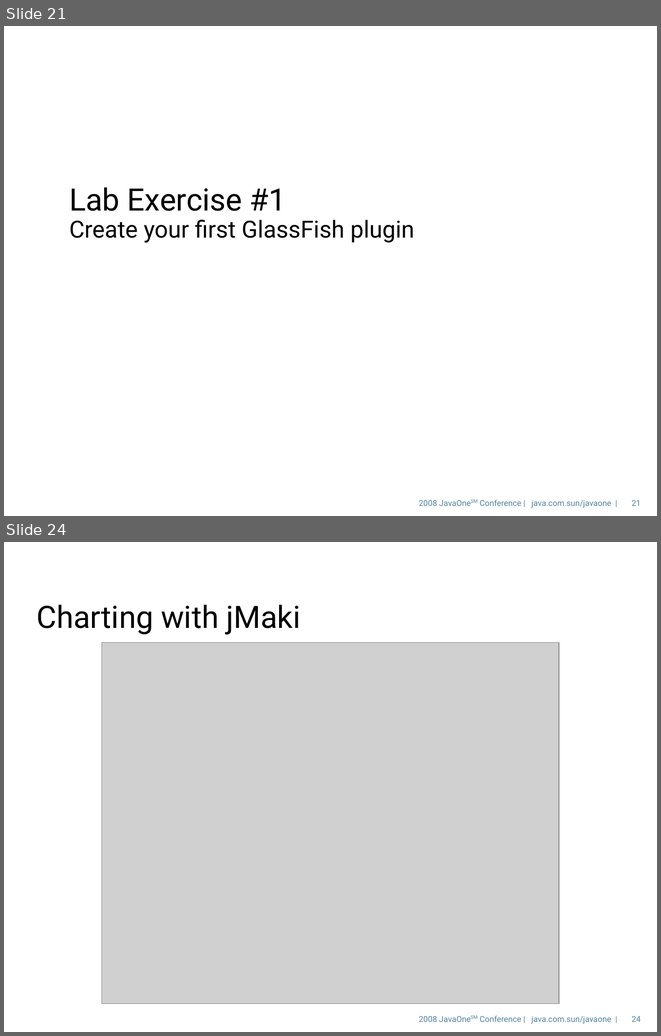
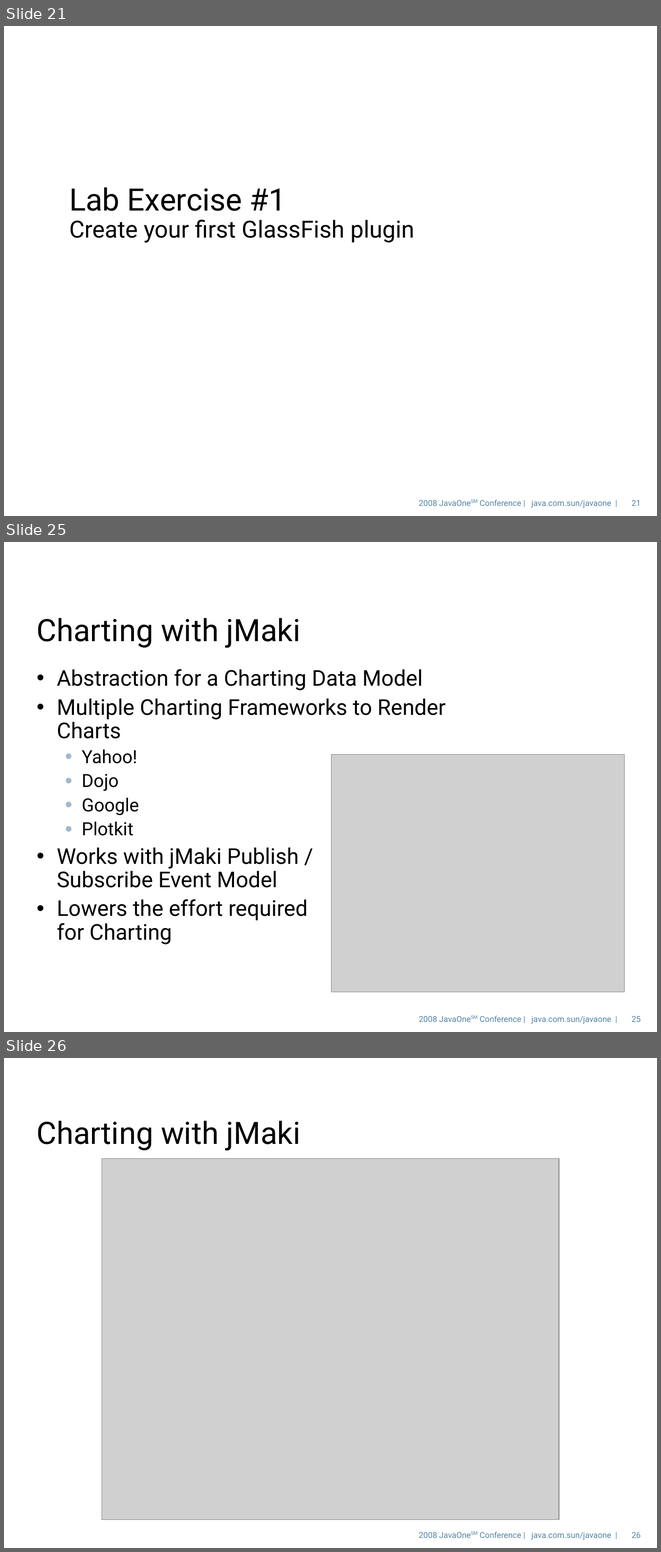
Before and after one commit to javaee/glassfish, a slide deck: v3/admingui/j1plugin/gfplugin/4520_gfplugin.odp. Shown one above the other, each under a label of ours: slides 21 and 24 before the commit, slides 21, 25 and 26 after it; the slides between them are not shown. The pictures are 661x1036 and 661x1552 pixels, drawn with LibreOffice and Linux fonts; fonts in the diff are those of the drawing; grey boxes stand for pictures; background and template pictures are left out. Boxes give left, top, right and bottom in pixels: in the first picture for what was removed or moved away, otherwise in the second. Text is boxed around its words. In the diff, an @@ line names an element or a change of style, - is before the commit and + after.

```diff
--- a/v3/admingui/j1plugin/gfplugin/4520_gfplugin.odp
+++ b/v3/admingui/j1plugin/gfplugin/4520_gfplugin.odp
@@ slide 25 added at (4, 542, 657, 1032), background picture (left out); not listed: 2 template elements that a slide beside it also shows @@
@@ title added at (37, 618, 300, 648), 34 pt, text #000000 @@
+Charting with jMaki
@@ text added at (57, 669, 446, 944), 24 pt, text #000000 @@
+• Abstraction for a Charting Data Model
+• Multiple Charting Frameworks to Render Charts
+  • Yahoo!
+  • Dojo
+  • Google
+  • Plotkit
+• Works with jMaki Publish /
+  Subscribe Event Model
+• Lowers the effort required
+  for Charting
@@ picture added at (331, 754, 624, 992) @@
@@ what was slide 24 is now slide 26 @@
@@ page number at (632, 1532, 641, 1538): text changed @@
-24
+26
```
Also in this commit, not shown: 16 slides changed, 1 other slide added, 1 slide removed.
